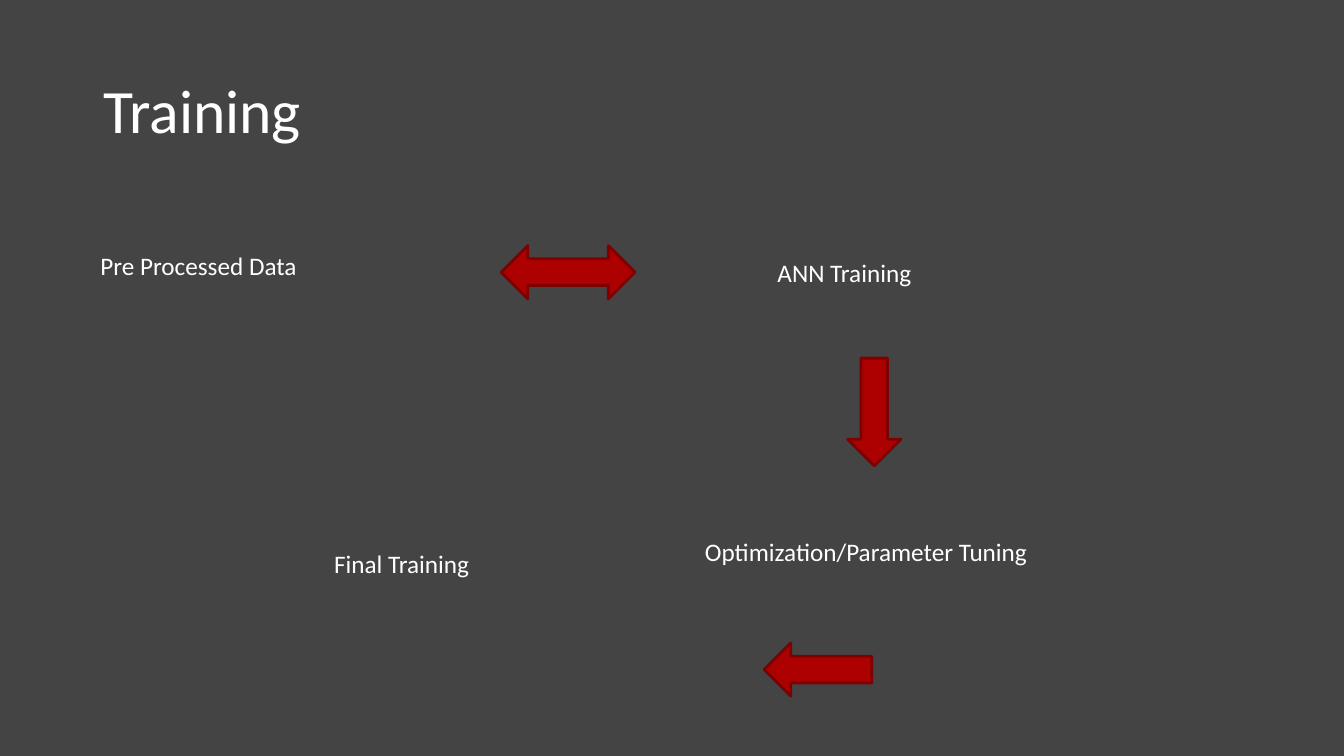
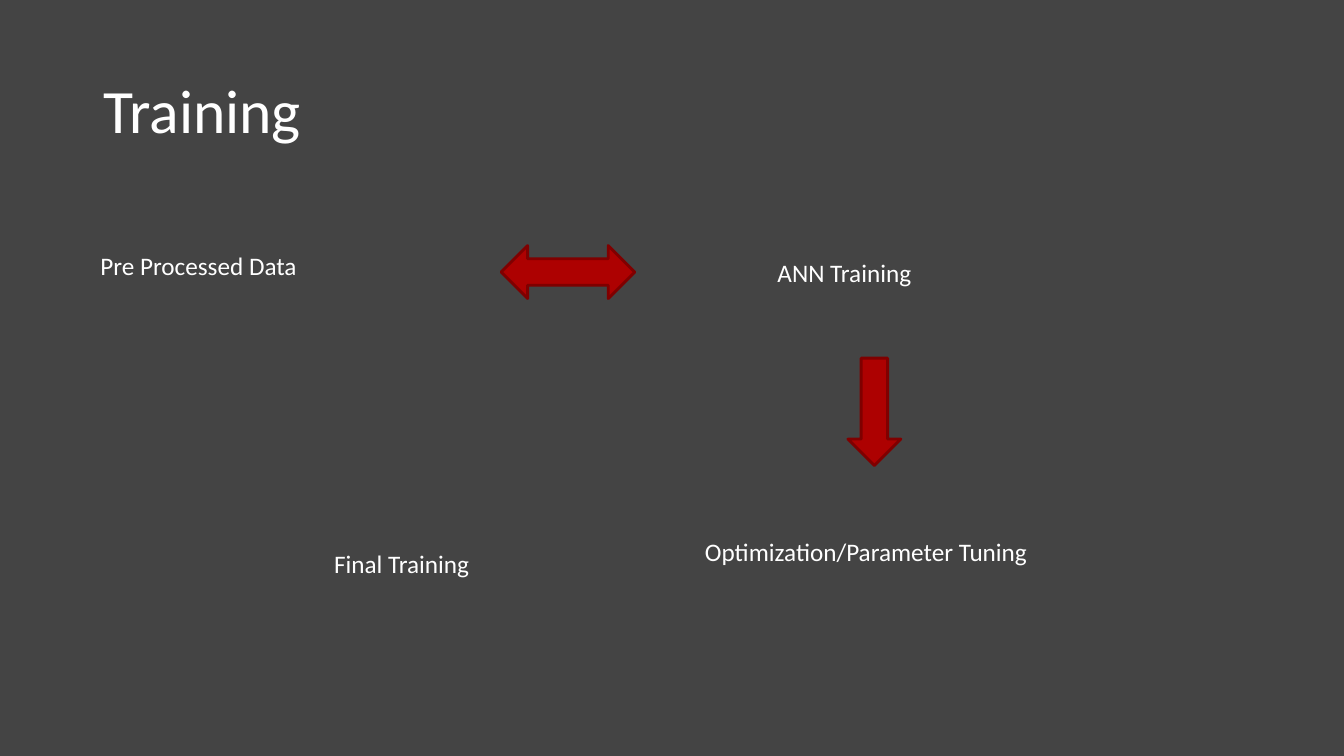
Before and after one commit to vshantam/Gender-classification-Artificial-Neural-Nets, a slide deck: slide 10 of Gender Detection System using FFT with ANN.pptx (slide 11 before the commit). Drawn at 1344x756 pixels with LibreOffice and Linux fonts; fonts in the diff are those of the drawing. Boxes give left, top, right and bottom in pixels: in the first picture for what was removed or moved away, otherwise in the second. Text is boxed around its words. In the diff, an @@ line names an element or a change of style, - is before the commit and + after.

```diff
--- a/Gender Detection System using FFT with ANN.pptx
+++ b/Gender Detection System using FFT with ANN.pptx
@@ right arrow removed at (764,643,872,697) @@
```
Also in this commit, not shown: 10 other slides changed, 1 slide added, 1 slide removed, 2 other files.
